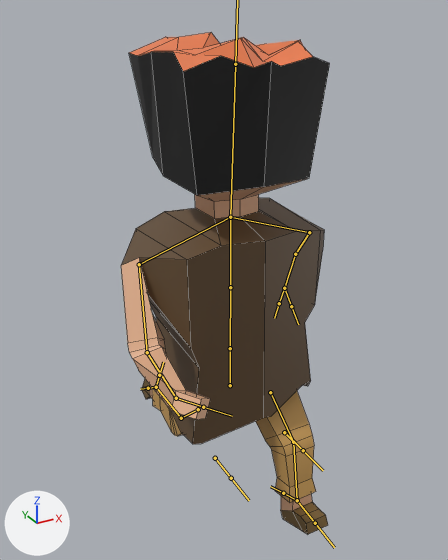
The FBX model The Infinite Labyrinth/Assets/Models/Player/player2.fbx as it was, and as the next commit left it.
Rendered twice from a 50 mm lens placed at (-4.03, -7.14, 7.38), pointed at (0.02, 0.24, 3.69). Arrows for +X, +Y and +Z are at lower left; the lights stay in place. Both versions are drawn at frame 14 of the action 'Szkielet|Run'; the numbers are the values there. The bones that bend it are drawn over the model as lines. Mesh edges are drawn as thin lines.

Names of what the first picture shows: 'Kostka'.
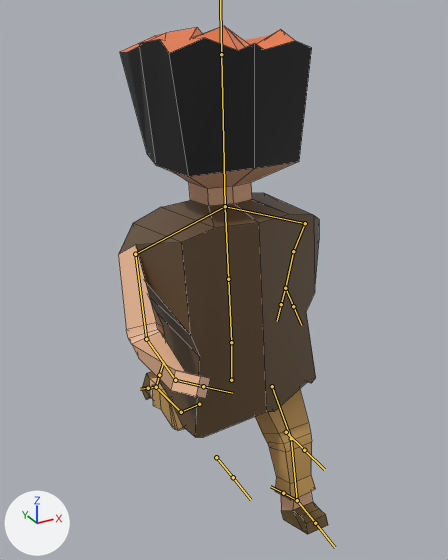
The change, as a list of edits to the scene's bpy script:
```text
Change bone_root:
    where bone_root = bpy.data.objects['Szkielet'].pose.bones['Root']
    bone_root.location: (0.0, -0.24, 0.0) -> (0.03, -0.14, 0.0)
Change bone_lowerbody:
    where bone_lowerbody = bpy.data.objects['Szkielet'].pose.bones['LowerBody']  # child of 'Root'
    bone_lowerbody.rotation_quaternion: (1.0, 0.0, 0.0, 0.0) -> (0.999, -0.05, 0.0, 0.0)  # degrees (0, 0, 0) -> degrees (-6, 0, 0)
Change bone_upperleg_l:
    where bone_upperleg_l = bpy.data.objects['Szkielet'].pose.bones['UpperLeg.L']  # child of 'Root'
    bone_upperleg_l.rotation_quaternion: (0.903, 0.429, 0.0, 0.0) -> (0.941, 0.336, -0.045, -0.011)  # degrees (51, 0, 0) -> degrees (39, -4, -3)
Change bone_lowerleg_l:
    where bone_lowerleg_l = bpy.data.objects['Szkielet'].pose.bones['LowerLeg.L']  # child of 'UpperLeg.L'
    bone_lowerleg_l.rotation_quaternion: (0.94, -0.34, 0.0, 0.0) -> (0.982, -0.19, 0.0, 0.0)  # degrees (-40, 0, 0) -> degrees (-22, 0, 0)
Change bone_foot_l:
    where bone_foot_l = bpy.data.objects['Szkielet'].pose.bones['Foot.L']  # child of 'LowerLeg.L'
    bone_foot_l.rotation_quaternion: (0.995, 0.1, 0.0, 0.0) -> (0.998, 0.044, 0.034, -0.034)  # degrees (11, 0, 0) -> degrees (5, 4, -4)
Change bone_upperleg_r:
    where bone_upperleg_r = bpy.data.objects['Szkielet'].pose.bones['UpperLeg.R']  # child of 'Root'
    bone_upperleg_r.rotation_quaternion: (0.9, -0.435, 0.0, 0.0) -> (0.898, -0.439, -0.003, -0.008)  # degrees (-52, 0, 0) -> degrees (-52, -1, -1)
Change bone_lowerleg_r:
    where bone_lowerleg_r = bpy.data.objects['Szkielet'].pose.bones['LowerLeg.R']  # child of 'UpperLeg.R'
    bone_lowerleg_r.rotation_quaternion: (0.947, -0.322, 0.0, 0.0) -> (0.963, -0.269, 0.0, 0.0)  # degrees (-38, 0, 0) -> degrees (-31, 0, 0)
Change bone_foot_r:
    where bone_foot_r = bpy.data.objects['Szkielet'].pose.bones['Foot.R']  # child of 'LowerLeg.R'
    bone_foot_r.rotation_quaternion: (0.967, -0.256, 0.0, 0.0) -> (0.952, -0.305, 0.001, 0.008)  # degrees (-30, 0, 0) -> degrees (-36, 0, 1)
```

Pixel boxes (x1, y1, x2, y2) of what changed, in the pictures (448 x 560 px):
'Kostka', posed: before (121, 32, 330, 534); after (118, 26, 328, 534)
bone 'Root', root to tip: before (230, 385) to (230, 350); after (231, 380) to (231, 344)
bone 'LowerBody', root to tip: before (230, 348) to (230, 287); after (231, 342) to (228, 279)
bone 'UpperLeg.L', root to tip: before (270, 392) to (293, 442); after (272, 386) to (291, 438)
bone 'LowerLeg.L', root to tip: before (293, 442) to (297, 500); after (291, 438) to (297, 500)
bone 'UpperLeg.R', root to tip: before (198, 409) to (181, 418); after (199, 404) to (181, 412)
bone 'LowerLeg.R', root to tip: before (181, 418) to (156, 387); after (181, 412) to (156, 387)
